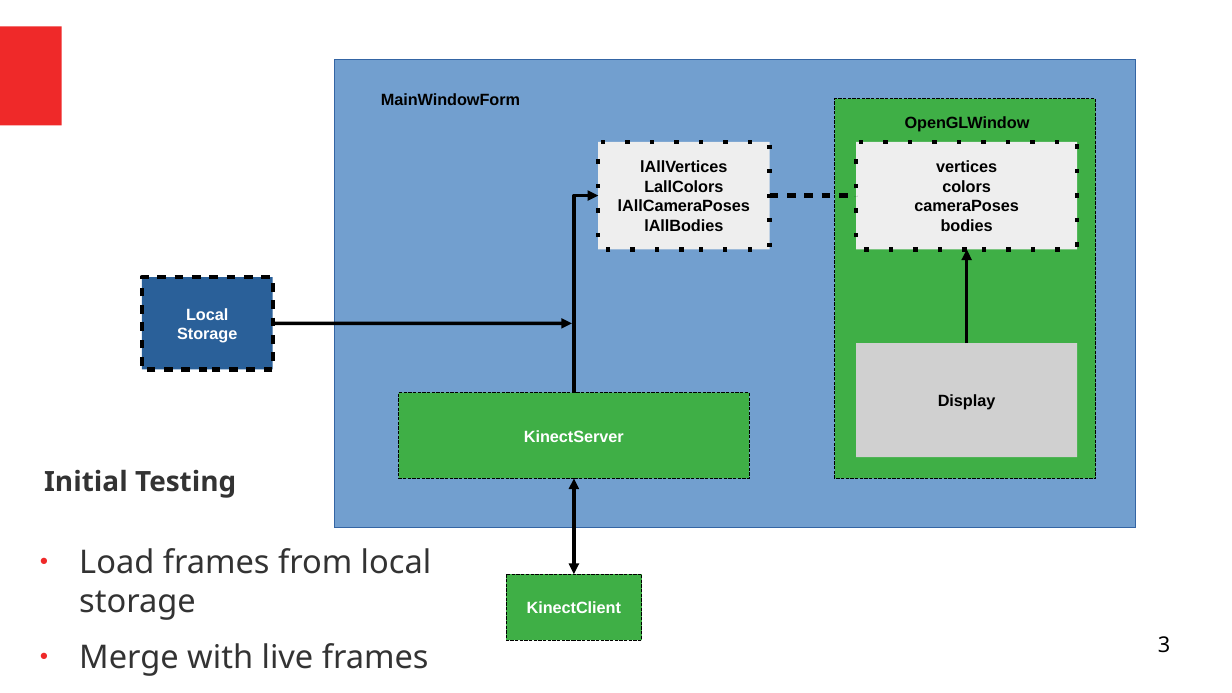
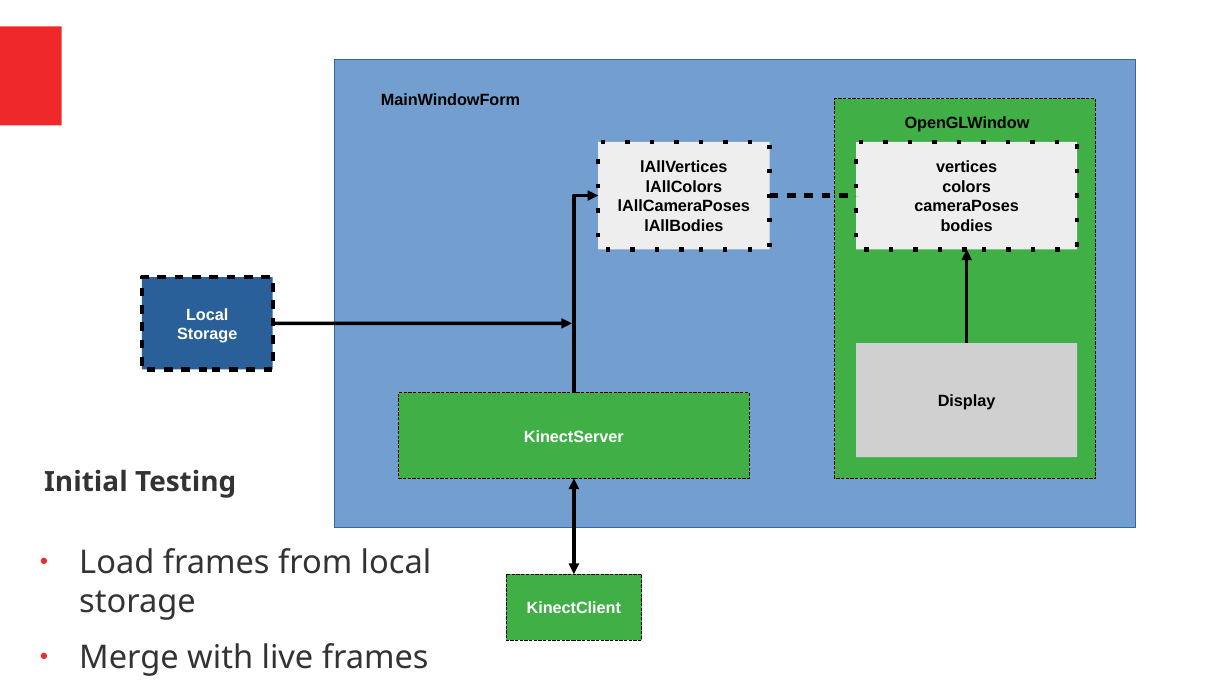
Before and after one commit to thelegend831/dissertation, a slide deck: slide 3 of DecemberCatchUp.odp. Drawn at 1232x693 pixels with LibreOffice and Linux fonts; fonts in the diff are those of the drawing; grey boxes stand for pictures. Boxes give left, top, right and bottom in pixels: in the first picture for what was removed or moved away, otherwise in the second. Text is boxed around its words. In the diff, an @@ line names an element or a change of style, - is before the commit and + after.

```diff
--- a/DecemberCatchUp.odp
+++ b/DecemberCatchUp.odp
@@ text in rectangle at (646,180,722,192): text changed @@
-LallColors
+lAllColors
@@ page number removed at (1158,636,1170,653) @@
-3
```
Also in this commit, not shown: 15 other slides changed, 2 other files.
